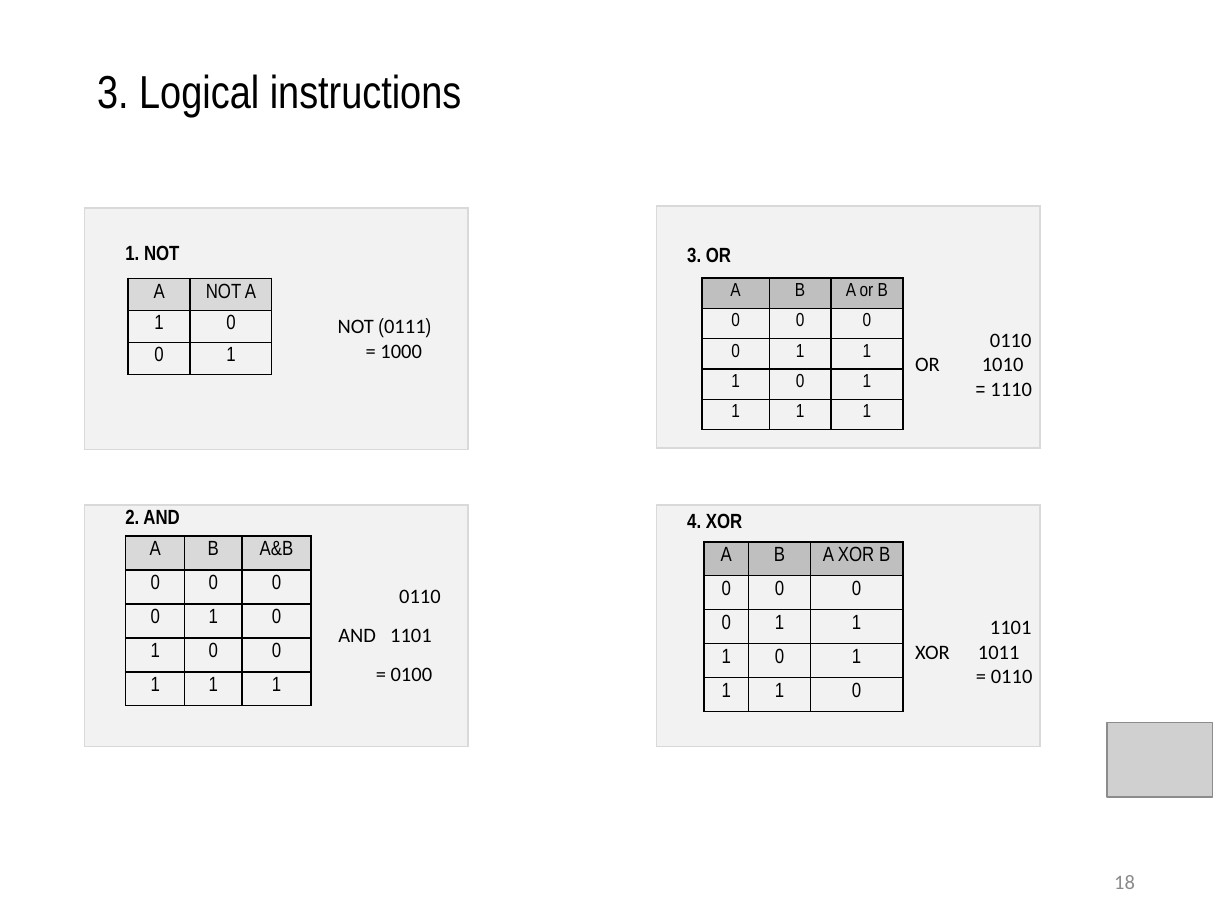
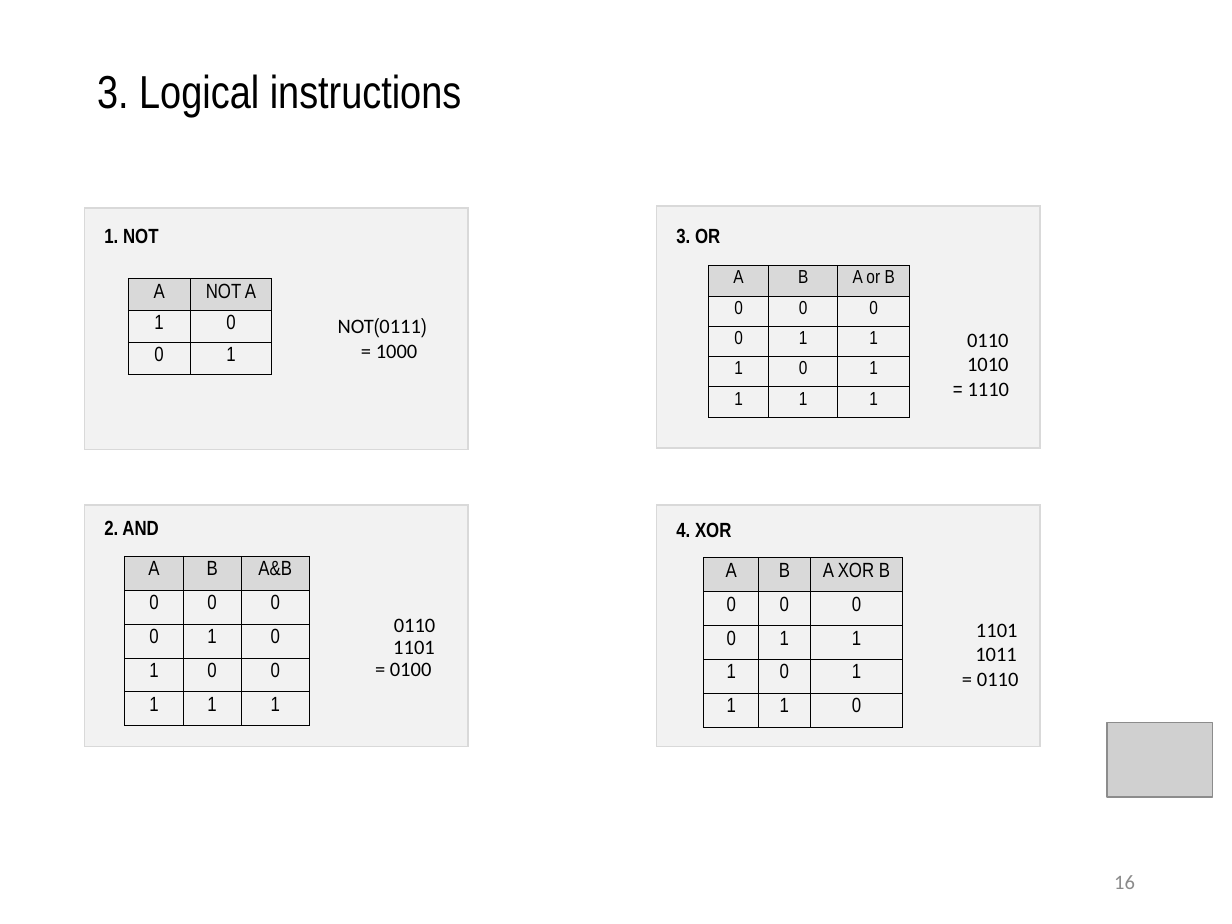
Before and after one commit to daoxuantruong/Demo, a slide deck: slide 16 of Numberic.pptx (slide 18 before the commit). Drawn at 1232x924 pixels with LibreOffice and Linux fonts; fonts in the diff are those of the drawing; grey boxes stand for pictures. Boxes give left, top, right and bottom in pixels: in the first picture for what was removed or moved away, otherwise in the second. Text is boxed around its words. In the diff, an @@ line names an element or a change of style, - is before the commit and + after.

```diff
--- a/Numberic.pptx
+++ b/Numberic.pptx
@@ text "1. NOT": place and size @@
-text "1. NOT" at bbox=[125, 245, 179, 261]
+text "1. NOT" at bbox=[104, 228, 158, 244]
@@ text "3. OR": place and size @@
-text "3. OR" at bbox=[687, 247, 731, 263]
+text "3. OR" at bbox=[676, 228, 720, 244]
@@ table at bbox=[708, 266, 909, 425] @@
@@ fill #BFBFBF to #D9D9D9 in row 1 @@
@@ borders changed @@
@@ table: place and size @@
-table at bbox=[702, 278, 903, 437]
+table at bbox=[708, 266, 909, 425]
@@ text at bbox=[338, 318, 427, 338]: spaces changed @@
-NOT (0111)
+NOT(0111)
@@ text "0110": place and size @@
-text "0110" at bbox=[982, 333, 1032, 396]
+text "0110" at bbox=[967, 333, 1010, 396]
@@ text at bbox=[967, 357, 1009, 371]: text changed @@
-OR 1010
+1010
@@ text "2. AND": place and size @@
-text "2. AND" at bbox=[125, 509, 179, 524]
+text "2. AND" at bbox=[104, 520, 158, 535]
@@ text "4. XOR": place and size @@
-text "4. XOR" at bbox=[687, 513, 742, 529]
+text "4. XOR" at bbox=[676, 522, 731, 538]
@@ table at bbox=[124, 557, 310, 727] @@
@@ borders changed @@
@@ table: place and size @@
-table at bbox=[126, 536, 312, 706]
+table at bbox=[124, 557, 310, 727]
@@ table at bbox=[703, 558, 902, 728] @@
@@ fill #BFBFBF to #D9D9D9 in row 1 @@
@@ borders changed @@
@@ table: place and size @@
-table at bbox=[703, 542, 902, 712]
+table at bbox=[703, 558, 902, 728]
@@ text "0110": place and size @@
-text "0110" at bbox=[338, 589, 441, 681]
+text "0110" at bbox=[390, 618, 436, 676]
@@ text at bbox=[390, 618, 436, 676]: less space between paragraphs @@
@@ text at bbox=[393, 640, 435, 654]: text changed @@
-AND 1101
+1101
@@ text at bbox=[975, 647, 1017, 661]: text changed @@
-XOR 1011
+1011
@@ page number at bbox=[1114, 875, 1135, 889]: text changed @@
-18
+16
```
Also in this commit, not shown: 8 other slides changed, 2 slides removed, 4 other files.
